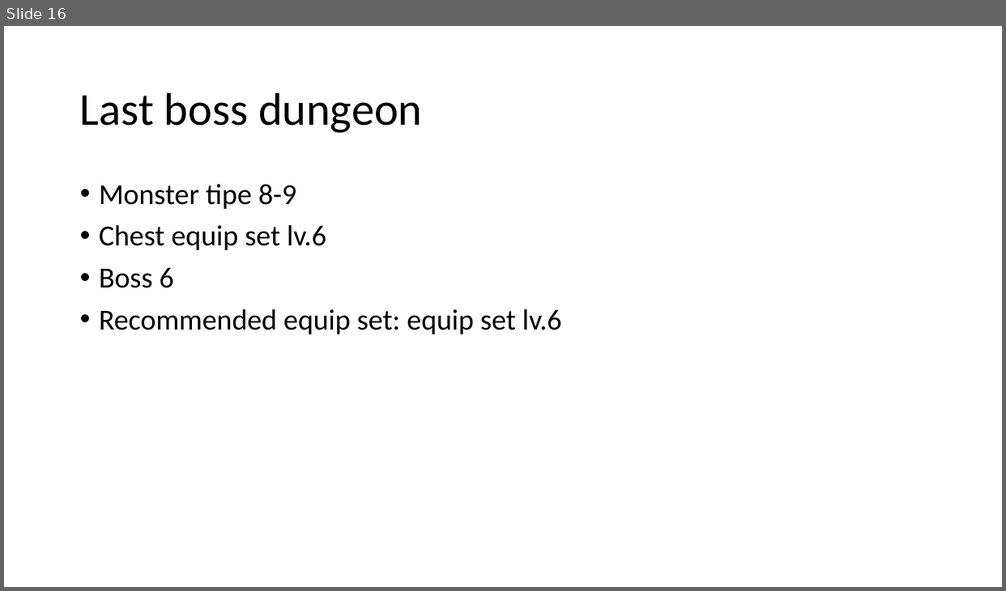
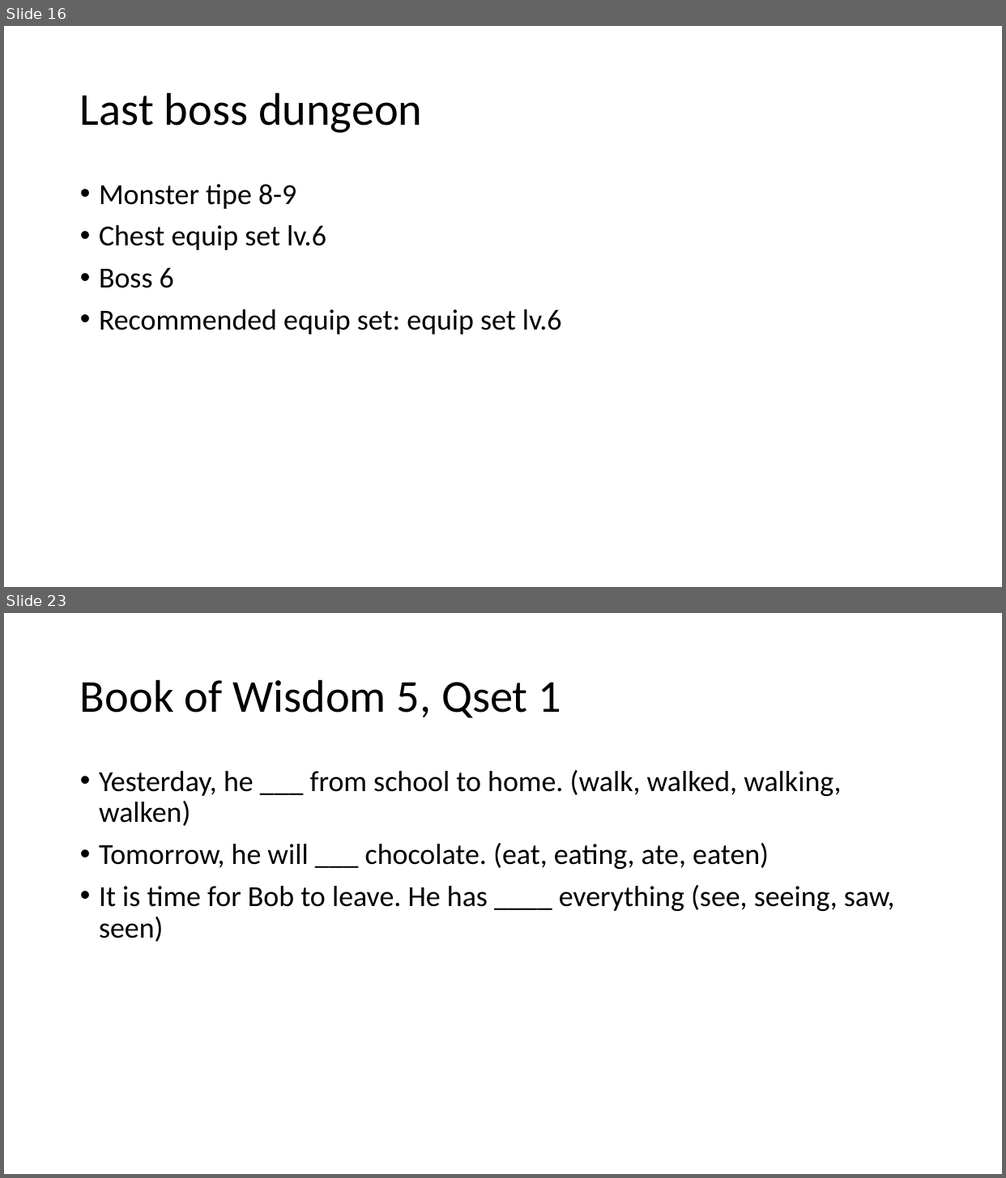
Before and after one commit to nawamkihafahd/PowerOfWisdom, a slide deck: Konsep.pptx. Shown one above the other, each under a label of ours: slide 16 before the commit, slides 16 and 23 after it; the slides between them are not shown. The pictures are 1006x591 and 1006x1178 pixels, drawn with LibreOffice and Linux fonts; fonts in the diff are those of the drawing. Boxes give left, top, right and bottom in pixels: in the first picture for what was removed or moved away, otherwise in the second. Text is boxed around its words. In the diff, an @@ line names an element or a change of style, - is before the commit and + after.

```diff
--- a/Konsep.pptx
+++ b/Konsep.pptx
@@ slide 23 added at bbox=[4, 613, 1002, 1174], background #FFFFFF @@
@@ title added at bbox=[80, 679, 562, 718], 44 pt, text #000000 @@
+Book of Wisdom 5, Qset 1
@@ text added at bbox=[99, 770, 895, 942], 28 pt, text #000000 @@
+• Yesterday, he ___ from school to home. (walk, walked, walking, walken)
+• Tomorrow, he will ___ chocolate. (eat, eating, ate, eaten)
+• It is time for Bob to leave. He has ____ everything (see, seeing, saw, seen)
```
Also in this commit, not shown: 1 slide changed, 25 other slides added, 1 other file.
